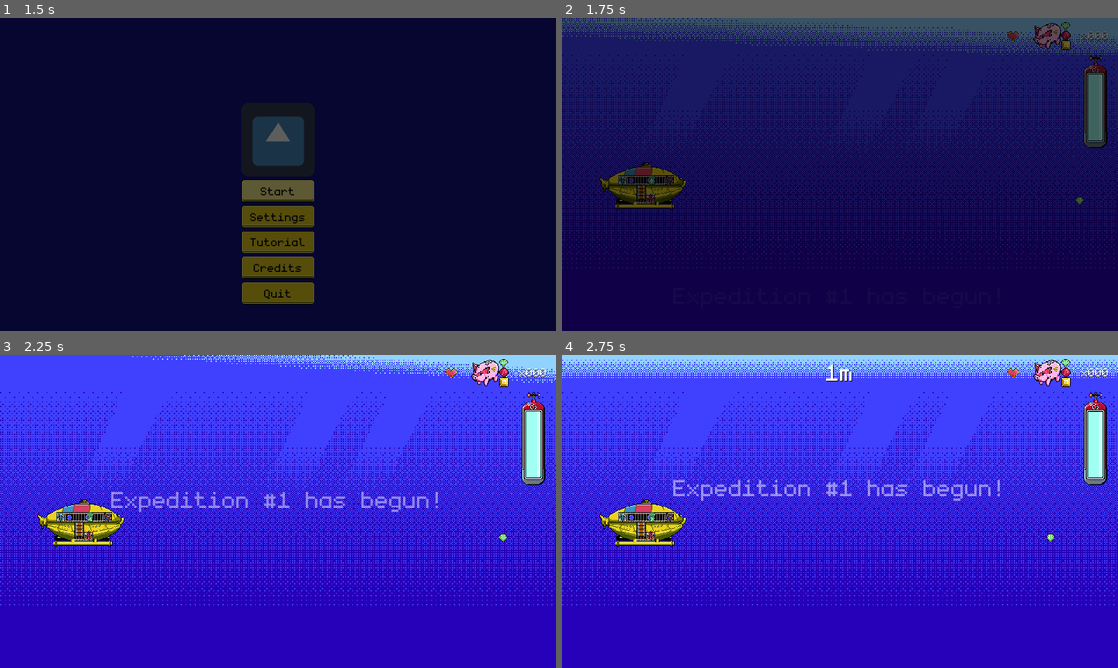
Above: before the commit, frames 1-4 (two rows, left to right).
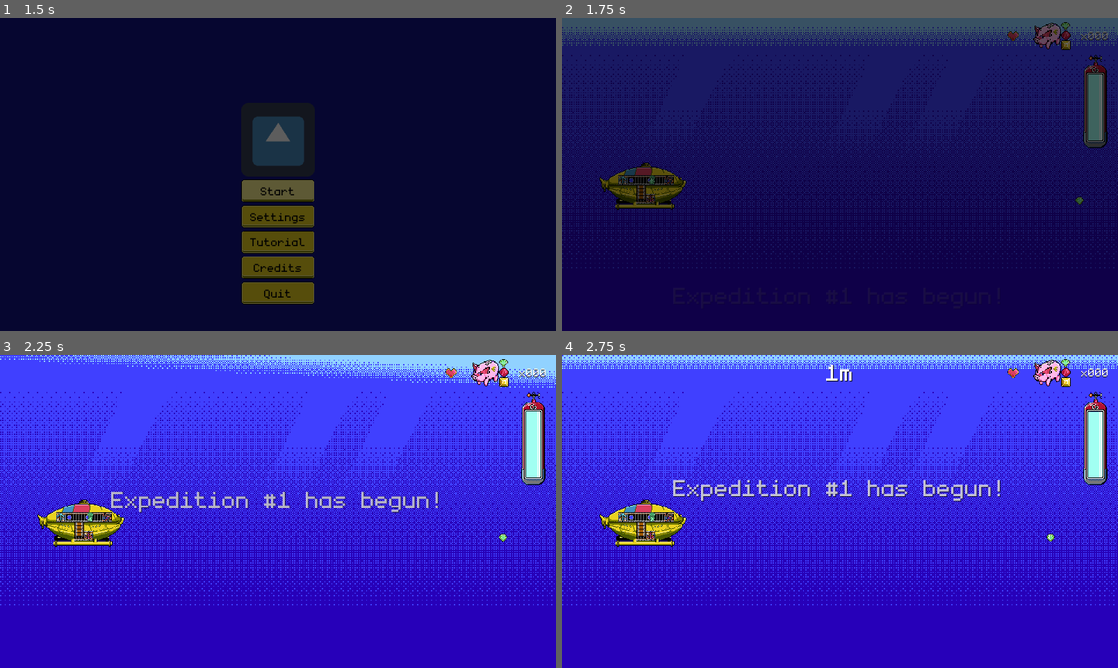
Above: after the commit, the same moments.

Repository: dmitriy-shmilo/gwj41
Game: Godot game, scene res://splash_screen/splash_screen.tscn
Two runs of this game, one before a commit and one after it. Both use one fixed random seed, a clock stepped at 60 frames per second and the inputs below. The engine's default icon, where the game draws it, is replaced by a stand-in: a white triangle on a blue panel in a dark square. Sound files missing from this copy of the repository are replaced by a short silence.
Inputs (mouse positions are in pixels of both pictures, inside the frame that each line leads up to):
- Up to frame 1 (1.5 s): tap Enter at 0.5 s; move the mouse to (400, 158) at 0.52 s; hold D (right) 0.53-1.25 s; hold Space (interact) 0.53-1.25 s; click (400, 158) at 0.67 s; click "Start" at 1.25 s
- Up to frame 2 (1.75 s): no input
- Up to frame 3 (2.25 s): move the mouse to (166, 527) at 2.02 s; hold S (down) from 2.03 s (still down); tap Space (interact) at 2.1 s
- Up to frame 4 (2.75 s): keep holding S (down)

Frame 1 is identical in both runs. In frame 2, 1.7% of the frame differs, in the area x 0-100%, y 0-12%; in frame 3, 2.5%; in frame 4, 3.2%, in the area x 0-100%, y 0-47%.

Commit message:
Blink oxygen when low. End run smoothly.

Diff:
--- a/src/game_screen/game_screen.gd
+++ b/src/game_screen/game_screen.gd
@@ -21,6 +21,7 @@
 onready var _powerup_sound_player: AudioStreamPlayer = $"PowerupSoundPlayer"
 onready var _screen_shaker: Shaker = $"ScreenShaker"
 onready var _speed_powerup_timer: Timer = $"SpeedPowerupTimer"
+onready var _game_over_timer: Timer = $"GameOverTimer"
 onready var _fader: Fader = $"Fader"
 
 var _max_lives = 1
@@ -34,7 +35,7 @@
 var _speed = _base_speed
 var _invincibility_left = 0.0
 var _current_powerup: Powerup = null
-
+var _game_over = false
 
 func _ready() -> void:
 	_setup()
@@ -105,19 +106,20 @@
 
 
 func _set_lives(value: int) -> void:
-	# TODO: update stats and fade
-	if value < 1:
-		_end_run()
-
 	_lives = value
 	_gui.update_lives(value, _max_lives)
+
+	if not _game_over and value < 1:
+		_gui.show_run_title(tr("txt_no_lives"))
+		_end_run()
 
 
 func _set_oxygen(value: float) -> void:
 	_oxygen = value
 	_gui.update_oxygen(_oxygen, _max_oxygen)
 
-	if value <= 0:
+	if not _game_over and value <= 0:
+		_gui.show_run_title(tr("txt_no_oxygen"))
 		_end_run()
 
 
@@ -127,15 +129,16 @@
 
 
 func _end_run() -> void:
-	_fader.fade_out()
+	_game_over = true
+	_game_over_timer.start()
+	_set_speed(0.0)
+	_submarine.emerge()
+	_soundtrack_player.stop()
 	_end_sound_player.play()
 	UserSaveData.best_progress = max(UserSaveData.best_progress, _distance)
 	UserSaveData.current_expedition += 1
 	UserSaveData.is_running = false
 	UserSaveData.soundtrack_time = _soundtrack_player.get_playback_position()
-	UserSaveData.save_data()
-	yield(_fader, "fade_out_completed")
-	get_tree().change_scene("res://score_screen/score_screen.tscn")
 
 
 func _on_item_collected(item) -> void:
@@ -208,3 +211,10 @@
 func _on_SpeedPowerupTimer_timeout() -> void:
 	_set_speed(_base_speed)
 	_submarine.modify_vspeed(0.0)
+
+
+func _on_GameOverTimer_timeout() -> void:
+	_fader.fade_out()
+	yield(_fader, "fade_out_completed")
+	UserSaveData.save_data()
+	get_tree().change_scene("res://score_screen/score_screen.tscn")
--- a/src/game_screen/game_screen.tscn
+++ b/src/game_screen/game_screen.tscn
@@ -93,6 +93,37 @@
 atlas = ExtResource( 7 )
 region = Rect2( 368, 80, 48, 16 )
 
+[sub_resource type="Animation" id=35]
+length = 0.001
+tracks/0/type = "value"
+tracks/0/path = NodePath(".:self_modulate")
+tracks/0/interp = 1
+tracks/0/loop_wrap = true
+tracks/0/imported = false
+tracks/0/enabled = true
+tracks/0/keys = {
+"times": PoolRealArray( 0 ),
+"transitions": PoolRealArray( 1 ),
+"update": 0,
+"values": [ Color( 1, 1, 1, 1 ) ]
+}
+
+[sub_resource type="Animation" id=36]
+resource_name = "blink"
+loop = true
+tracks/0/type = "value"
+tracks/0/path = NodePath(".:self_modulate")
+tracks/0/interp = 1
+tracks/0/loop_wrap = true
+tracks/0/imported = false
+tracks/0/enabled = true
+tracks/0/keys = {
+"times": PoolRealArray( 0, 0.5 ),
+"transitions": PoolRealArray( 1, 1 ),
+"update": 0,
+"values": [ Color( 1, 1, 1, 1 ), Color( 1, 0.960784, 0, 0.156863 ) ]
+}
+
 [sub_resource type="RectangleShape2D" id=1]
 extents = Vector2( 957.241, 10 )
 
@@ -107,7 +138,7 @@
 
 [node name="OceanTop" type="AnimatedSprite" parent="."]
 frames = SubResource( 18 )
-frame = 4
+frame = 2
 playing = true
 centered = false
 
@@ -128,6 +159,7 @@
 margin_top = -26.0
 margin_bottom = 26.0
 theme = ExtResource( 2 )
+custom_colors/font_color_shadow = Color( 0, 0, 0, 1 )
 custom_fonts/font = ExtResource( 6 )
 text = "Run #%d"
 align = 1
@@ -256,6 +288,10 @@
 "_edit_use_anchors_": false
 }
 
+[node name="EffectPlayer" type="AnimationPlayer" parent="Gui/OxygenBackground/OxygenProgress"]
+anims/RESET = SubResource( 35 )
+anims/blink = SubResource( 36 )
+
 [node name="PowerupLabel" type="Label" parent="Gui"]
 margin_left = 16.0
 margin_top = 16.0
@@ -301,6 +337,10 @@
 
 [node name="SpeedPowerupTimer" type="Timer" parent="."]
 wait_time = 10.0
+one_shot = true
+
+[node name="GameOverTimer" type="Timer" parent="."]
+wait_time = 2.0
 one_shot = true
 
 [node name="SoundtrackPlayer" type="AudioStreamPlayer" parent="."]
@@ -334,3 +374,4 @@
 [connection signal="timeout" from="SpawnTimer" to="." method="_on_SpawnTimer_timeout"]
 [connection signal="timeout" from="ProgressTimer" to="." method="_on_ProgressTimer_timeout"]
 [connection signal="timeout" from="SpeedPowerupTimer" to="." method="_on_SpeedPowerupTimer_timeout"]
+[connection signal="timeout" from="GameOverTimer" to="." method="_on_GameOverTimer_timeout"]
--- a/src/game_screen/gui.gd
+++ b/src/game_screen/gui.gd
@@ -10,6 +10,7 @@
 onready var _run_title_label: Label = $"RunTitleLabel"
 onready var _run_title_tween: Tween = $"RunTitleTween"
 onready var _powerup_label: Label = $"PowerupLabel"
+onready var _oxygen_effect_player: AnimationPlayer = $"OxygenBackground/OxygenProgress/EffectPlayer"
 
 func show_run_title(text: String) -> void:
 	var height = _run_title_label.rect_size.y
@@ -17,7 +18,7 @@
 	var mid_y = get_viewport().size.y / 2 - height / 2
 	var end_y = -height
 	var start_opacity = 0.0
-	var mid_opacity = 0.5
+	var mid_opacity = 0.75
 	var end_opacity = 0.0
 
 	_run_title_label.text = text
@@ -71,6 +72,11 @@
 	_oxygen_progress.max_value = total
 	_oxygen_progress.value = current
 
+	if current / total > 0.25:
+		_oxygen_effect_player.play("RESET")
+	else:
+		_oxygen_effect_player.play("blink")
+
 
 func update_powerup(powerup: Powerup) -> void:
 	if powerup == null:
--- a/src/game_screen/submarine.gd
+++ b/src/game_screen/submarine.gd
@@ -9,12 +9,18 @@
 
 onready var _effect_player: AnimationPlayer = $"EffectPlayer"
 onready var _movement_sound_player: AudioStreamPlayer = $"MovementSoundPlayer"
+onready var _body_shape: CollisionShape2D = $"BodyShape"
 
 var _current_button: ActionButton
 var _up_speed = base_up_speed
 var _down_speed = base_down_speed
+var _is_emerging = false
 
 func _process(delta: float) -> void:
+	if _is_emerging:
+		move_and_slide(Vector2.UP * _up_speed)
+		return
+
 	if not Input.is_action_pressed("interact"):
 		_movement_sound_player.stop()
 		return
@@ -41,6 +47,12 @@
 			_movement_sound_player.stream = preload("res://assets/sound/sfx_sub_descend.wav")
 			_movement_sound_player.play()
 		move_and_slide(direction * _down_speed)
+
+
+func emerge() -> void:
+	modify_vspeed(25.0)
+	_body_shape.set_deferred("disabled", true)
+	_is_emerging = true
 
 
 func modify_vspeed(modifier: float) -> void:
--- a/src/tr_keys.csv
+++ b/src/tr_keys.csv
@@ -48,6 +48,8 @@
 txt_power_speed_down,"slow down","замедление"
 txt_power_vspeed_up,"+ maneuverability","+ маневренность"
 txt_power_oxygen_up,"+30sec oxygen","+30сек кислорода"
+txt_no_lives,"Critical damage! Resurface!","Повреждения критические! Всплываем!"
+txt_no_oxygen,"Out of oxygen! Resurface!","Кончается кислород! Всплываем!"
 txt_up_health1,"Hull Upgrade I",
 txt_up_health2,"Hull Upgrade II",
 txt_up_health3,"Hull Upgrade III",
Not shown: 1 places in src/game_screen/game_screen.tscn that only renumber resources
